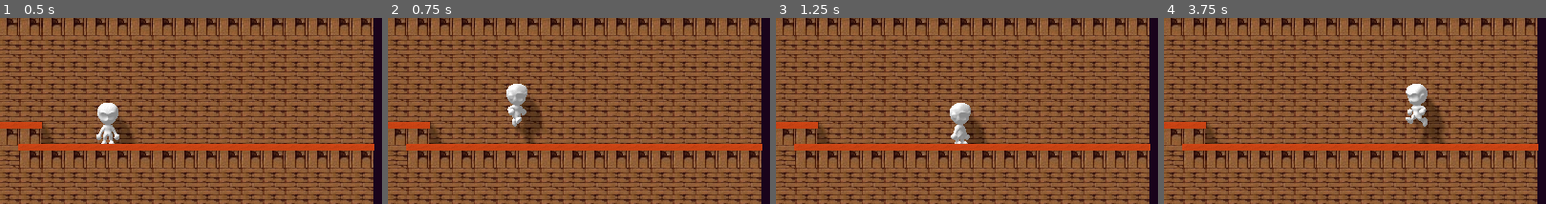
Above: before the commit, frames 1-4 (left to right).
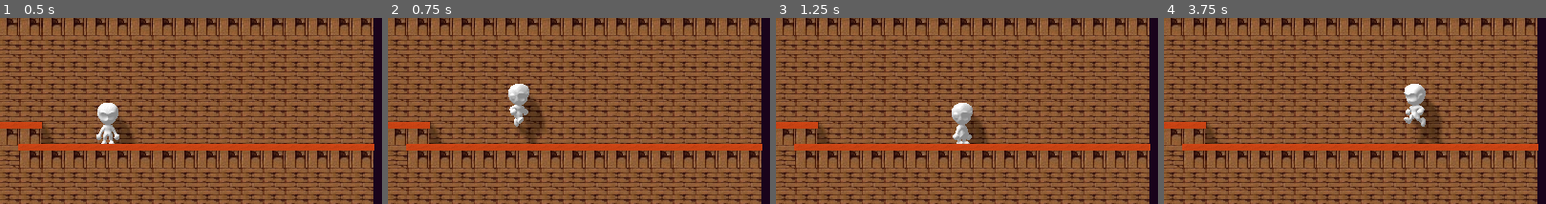
Above: after the commit, the same moments.

Repository: rilpires/maple_nostalgia
Game: Godot game, scene res://main_kerning.tscn
The game is run twice, just before and just after one commit, with the same random seed, the same clock (stepped at 60 frames per second) and the same inputs.
Inputs:
- Up to frame 1 (0.5 s): no input
- Up to frame 2 (0.75 s): hold Right (ui_right) from 0.53 s (still down); tap Z (jump) at 0.6 s
- Up to frame 3 (1.25 s): keep holding Right (ui_right); tap Z (jump) at 0.77, 1.07 s
- Up to frame 4 (3.75 s): release Right (ui_right) at 1.28 s; hold Left (ui_left) 1.28-2.03 s; tap Z (jump) at 1.35, 1.52, 1.82, 2.1, 2.85, 3.02, 3.32, 3.6 s; hold Right (ui_right) 2.03-3.53 s; hold Left (ui_left) from 3.53 s (still down)
The pictures show only the part of the screen within x 36-86%, y 3-53%; the shares and areas given below are measured in that part.

Frame 1 is identical in both runs. In frame 2, 0.4% of the frame differs, in the area x 31-41%, y 35-67%; in frame 3, 0.4%; in frame 4, 0.6%, in the area x 62-74%, y 35-68%.

Commit message:
Refactored character controller a little bit

Diff:
--- a/CharacterPlayerController.gd
+++ b/CharacterPlayerController.gd
@@ -2,11 +2,14 @@
 
 
 func _physics_process(delta):
-	var character = get_parent()
-	character.input_direction.x = Input.get_action_strength("ui_right") - Input.get_action_strength("ui_left")
+	pass
+	# no polling
 
 
 func _input(event):
 	var character = get_parent()
-	if event.is_action("jump") and event.is_pressed() and not event.is_echo():
+
+	if event.is_action("jump") and event.is_pressed():
 		character.jump()
+
+	character.input_direction.x = Input.get_action_strength("ui_right") - Input.get_action_strength("ui_left")
--- a/PrefabScenes/Character.gd
+++ b/PrefabScenes/Character.gd
@@ -27,21 +27,17 @@
 		linear_velocity.y - GRAV_ACCEL*delta,
 		0
 	)
+	move_and_slide( linear_velocity )
 
-	move_and_slide( linear_velocity )
-	if( abs(linear_velocity.y)>0.1 ):
-		on_floor = false
-		for i in range(0,get_slide_count()):
-			var col = get_slide_collision(i)
-			if col.normal.normalized().y > 0:
-				on_floor = true
-				linear_velocity.y = 0
-				if character_state == CHARACTER_STATE.ON_AIR:
-					setCharacterState(CHARACTER_STATE.IDLE)
-				break
+	for i in range(0,get_slide_count()):
+		var col = get_slide_collision(i)
+		if col.normal.normalized().y > 0.1 :
+			linear_velocity.y = 0
+			if character_state == CHARACTER_STATE.ON_AIR:
+				setCharacterState(CHARACTER_STATE.IDLE)
 
 func jump():
-	if on_floor:
+	if linear_velocity.y <= 0 and test_move(transform,Vector3(0,-0.3,0)) :
 		linear_velocity.y = 30
 		setCharacterState(CHARACTER_STATE.ON_AIR)
 
